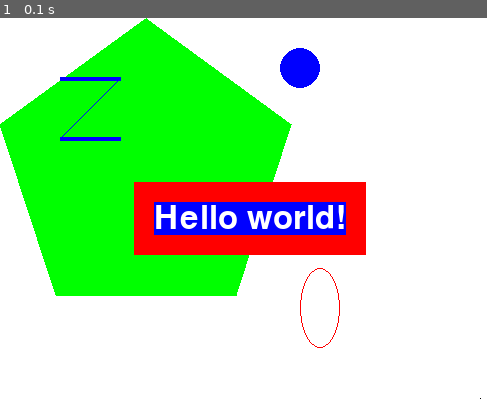
Above: before the commit, frame 1.
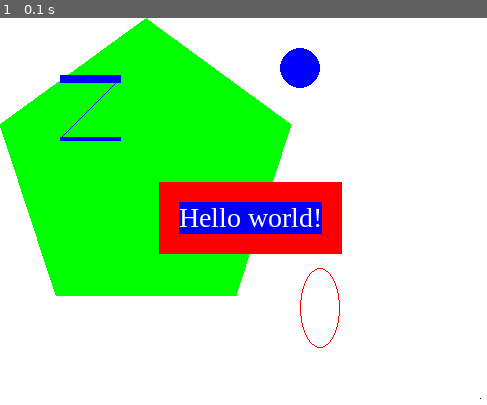
Above: after the commit, the same moment.

Repository: NakonechnyiMykhail/intensives
Game: pygame game, started from python/day3/pygameHelloWorld.py
Two runs of this game, one before a commit and one after it. Both use one fixed random seed, a clock stepped at 60 frames per second and the inputs below.
Inputs:
- Up to frame 1 (0.1 s): no input

The runs differ from the first frame. In frame 1, 3.8% of the frame differs, in the area x 12-76%, y 14-62%.

Commit message:
add day 3 with PyGame

Diff:
--- a/python/day3/dodger/dodger.py
+++ b/python/day3/dodger/dodger.py
@@ -124,7 +124,16 @@
                 # If the mouse moves, move the player where the cursor is.
                 playerRect.move_ip(event.pos[0] - playerRect.centerx, event.pos[1] - playerRect.centery)
 
-
+        if not reverseCheat and not slowCheat:
+            baddieAddCounter += 1
+        if baddieAddCounter == ADDNEWBADDIERATE:
+            baddieAddCounter = 0
+            baddieSize = random.randint(BADDIEMINSIZE, BADDIEMAXSIZE)
+            newBaddie = {'rect': pygame.Rect(random.randint(0, WINDOWWIDTH - baddieSize), 0 - baddieSize, baddieSize, baddieSize),
+                         'speed': random.randint(BADDIEMINSPEED, BADDIEMAXSPEED),
+                         'surface': pygame.transform.scale(baddieImage, (baddieSize, baddieSize)),
+                         }
+            baddies.append(newBaddie)
 
         # Move the player around.
         if moveLeft and playerRect.left > 0:
@@ -147,3 +156,37 @@
                 b['rect'].move_ip(0, -5)
             elif slowCheat:
                 b['rect'].move_ip(0, 1)
+
+        for b in baddies[:]:
+            if b['rect'].top > WINDOWHEIGHT:
+                baddies.remove(b)
+
+        windowSurface.fill(BACKGROUNDCOLOR)
+
+        drawText('Score: %s' % (score), font, windowSurface, 10, 0)
+        drawText('Top Score: %s' % (topScore), font, windowSurface, 10, 40)
+
+        windowSurface.blit(playerImage, playerRect)
+
+        for b in baddies:
+            windowSurface.blit(b['surface'], b['rect'])
+
+        pygame.display.update()
+
+        if playerHasHitBaddie(playerRect, baddies):
+            if score > topScore:
+                topScore = score
+            break
+
+        mainClock.tick(FPS)
+
+    pygame.mixer.music.stop()
+    gameOverSound.play()
+
+    drawText('GAME OVER', font, windowSurface, (WINDOWWIDTH / 3), (WINDOWHEIGHT / 3))
+    drawText('Press a key to play again.', font, windowSurface, (WINDOWWIDTH / 3) - 80, (WINDOWHEIGHT / 3) + 50)
+
+    pygame.display.update()
+    waitForPlayerToPressKey()
+
+    gameOverSound.stop()
--- a/python/day3/pygameHelloWorld.py
+++ b/python/day3/pygameHelloWorld.py
@@ -6,7 +6,7 @@
 
 # set up the window
 windowSurface = pygame.display.set_mode((500, 400), 0, 32)
-pygame.display.set_caption('Hello world!')
+pygame.display.set_caption('My first app!')
 
 # set up the colors
 BLACK = (0, 0, 0)
@@ -16,7 +16,7 @@
 BLUE = (0, 0, 255)
 
 # set up fonts
-basicFont = pygame.font.SysFont(None, 48)
+basicFont = pygame.font.SysFont('TimesNewRoman', 28)
 
 # set up the text
 text = basicFont.render('Hello world!', True, WHITE, BLUE)
@@ -31,7 +31,7 @@
 pygame.draw.polygon(windowSurface, GREEN, ((146, 0), (291, 106), (236, 277), (56, 277), (0, 106)))
 
 # draw some blue lines onto the surface
-pygame.draw.line(windowSurface, BLUE, (60, 60), (120, 60), 4)
+pygame.draw.line(windowSurface, BLUE, (60, 60), (120, 60), 8)
 pygame.draw.line(windowSurface, BLUE, (120, 60), (60, 120))
 pygame.draw.line(windowSurface, BLUE, (60, 120), (120, 120), 4)
 
Binary file added: python/day3/cherry.png
Binary file added: python/day3/dodger/baddie.png
Binary file added: python/day3/dodger/player.png
Binary file added: python/day3/player.png
Not shown, changed: .DS_Store
Not shown, changed: python/.DS_Store
Not shown, changed: python/day3/.DS_Store
Not shown, added: python/day3/background.mid
Not shown, added: python/day3/dodger/background.mid
Not shown, added: python/day3/dodger/gameover.wav
Not shown, added: python/day3/pickup.wav
